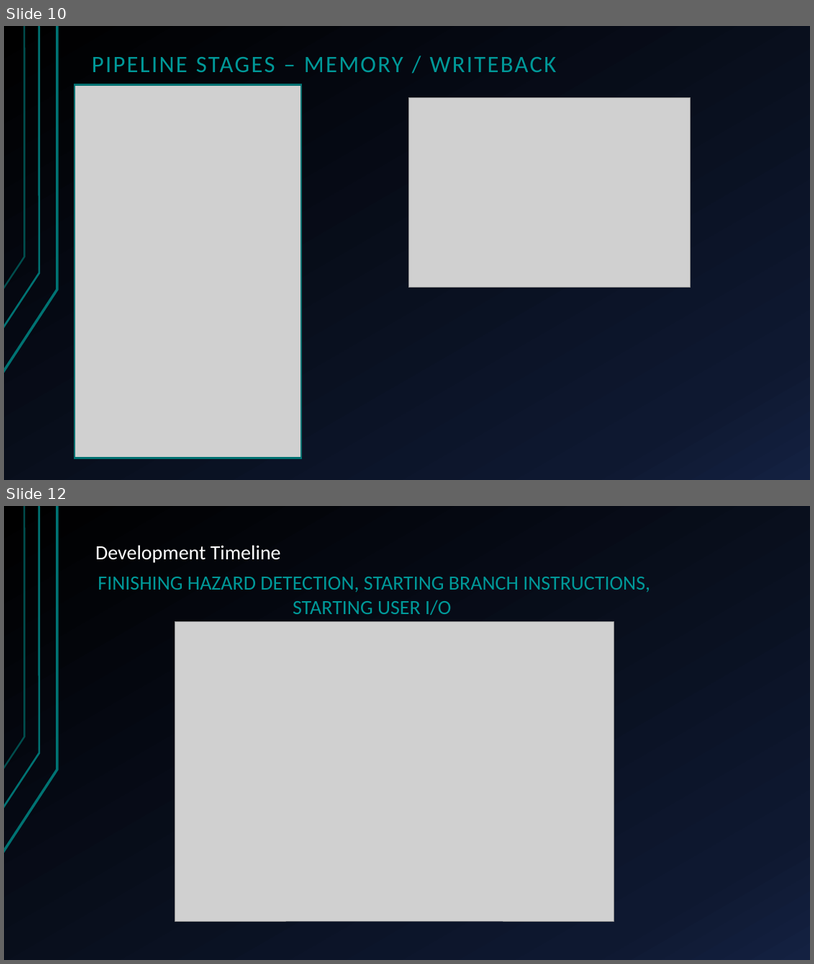
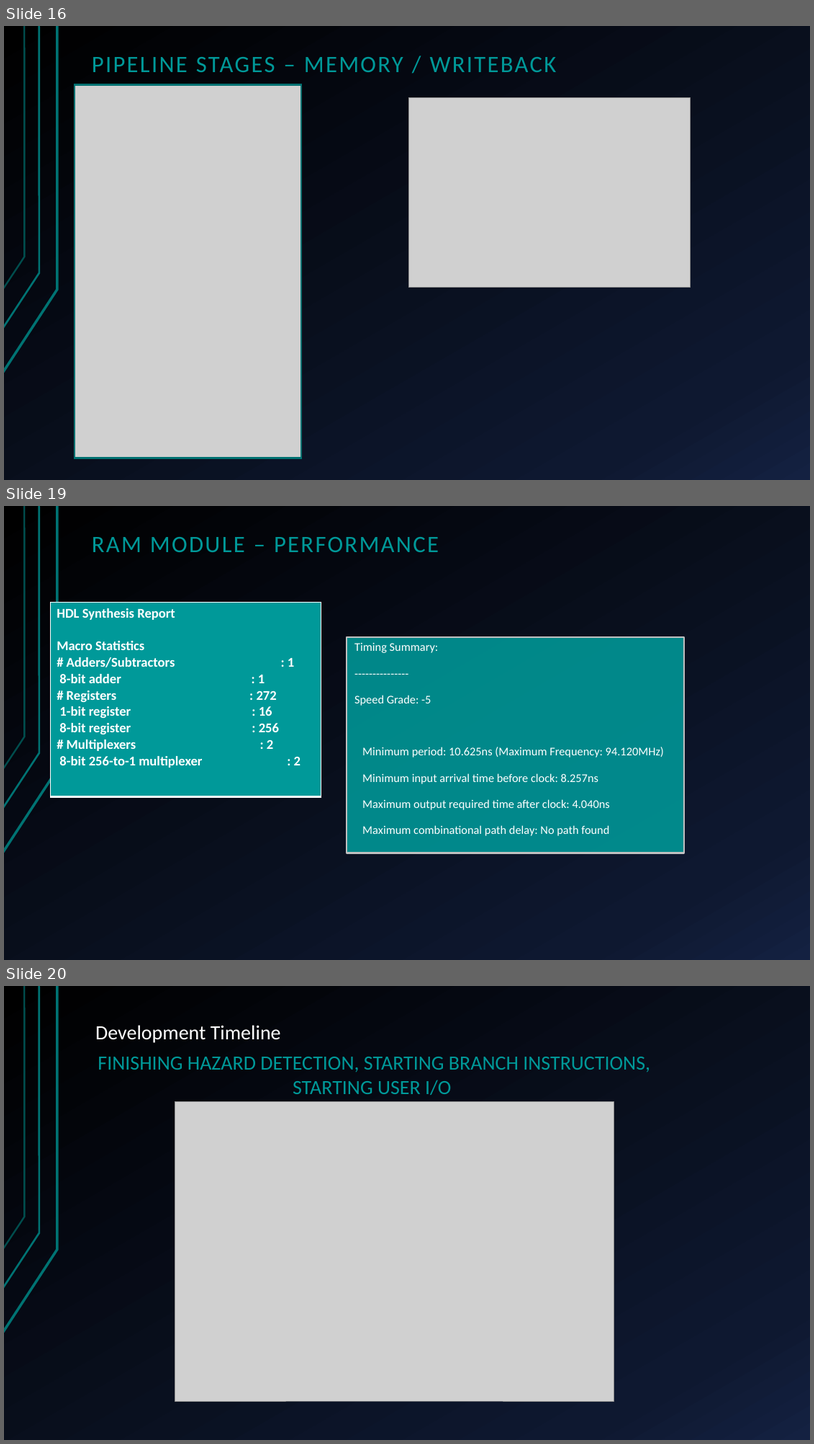
Before and after one commit to HansSanitizer/CENG-450-Project, a slide deck: Documentation/Long-Mann 16-Bit RISC Processor.pptx. Shown one above the other, each under a label of ours: slides 10 and 12 before the commit, slides 16, 19 and 20 after it; the slides between them are not shown. The pictures are 814x964 and 814x1444 pixels, drawn with LibreOffice and Linux fonts; fonts in the diff are those of the drawing; grey boxes stand for pictures. Boxes give left, top, right and bottom in pixels: in the first picture for what was removed or moved away, otherwise in the second. Text is boxed around its words. In the diff, an @@ line names an element or a change of style, - is before the commit and + after.

```diff
--- a/Documentation/Long-Mann 16-Bit RISC Processor.pptx
+++ b/Documentation/Long-Mann 16-Bit RISC Processor.pptx
@@ slide 19 added at bbox=[4, 506, 810, 960], background gradient #000000 to #0F1931 to #142242; not listed: 3 template elements that a slide beside it also shows @@
@@ title added at bbox=[92, 537, 439, 552], 28 pt, text #009999 @@
+RAM MODULE – PERFORMANCE
@@ table added at bbox=[51, 602, 322, 793], 1 rows, 1 columns @@
+HDL Synthesis Report / Macro Statistics / # Adders/Subtractors : 1 / 8-bit adder : 1 / # Registers : 272 / 1-bit register : 16 / 8-bit register : 256 / # Multiplexers : 2 / 8-bit 256-to-1 multiplexer : 2
@@ rectangle added at bbox=[347, 637, 684, 853], fill #009999 at 88% opacity, outline #C0C0C0 2 pt, 14 pt, text #FFFFFF @@
+Timing Summary:
+---------------
+Speed Grade: -5
+Minimum period: 10.625ns (Maximum Frequency: 94.120MHz)
+Minimum input arrival time before clock: 8.257ns
+Maximum output required time after clock: 4.040ns
+Maximum combinational path delay: No path found
@@ what was slide 10 is now slide 16 @@
@@ what was slide 12 is now slide 20 @@
```
Also in this commit, not shown: 4 slides changed, 13 other slides added, 1 slide removed.
